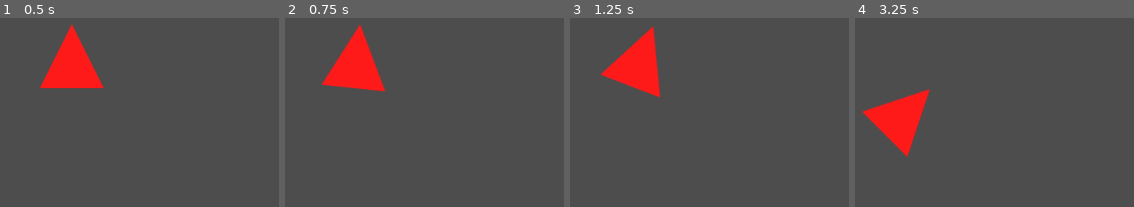
Above: before the commit, frames 1-4 (left to right).
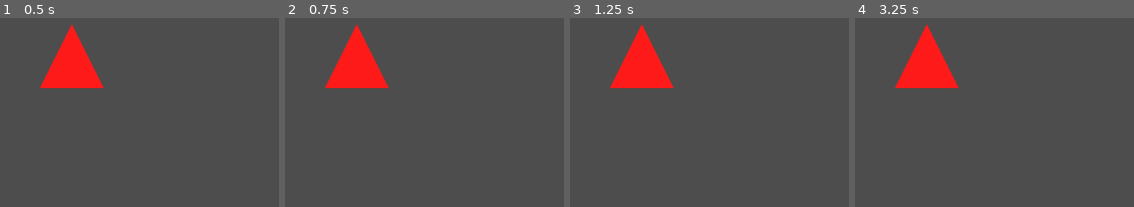
Above: after the commit, the same moments.

Repository: PheonixKB/spacewar
Game: Godot game, scene res://scenes/main.tscn
The game is run twice, just before and just after one commit, with the same random seed, the same clock (stepped at 60 frames per second) and the same inputs.
Inputs:
- Up to frame 1 (0.5 s): no input
- Up to frame 2 (0.75 s): tap Enter at 0.5 s; hold D (rotate_right, bound only before the commit) from 0.53 s (still down)
- Up to frame 3 (1.25 s): keep holding D (rotate_right, bound only before the commit)
- Up to frame 4 (3.25 s): release D (rotate_right, bound only before the commit) at 1.28 s; hold S (reverse_thrust, bound only before the commit) 1.28-2.03 s; hold D (rotate_right, bound only before the commit) 2.03-2.78 s; hold W (forward_thrust, bound only before the commit) from 2.78 s (still down)

Frame 1 is identical in both runs. In frame 2, 1.0% of the frame differs, in the area x 12-38%, y 3-40%; in frame 3, 2.1%; in frame 4, 8.1%, in the area x 2-38%, y 3-74%.

Commit message:
feat: add prefix support for two player movements

Diff:
--- a/main.tscn
+++ /dev/null
@@ -1,3 +0,0 @@
-[gd_scene format=3 uid="uid://fatwqo2gtt18"]
-
-[node name="Main" type="Node" unique_id=1301874778]
--- a/project.godot
+++ b/project.godot
@@ -12,7 +12,7 @@
 
 config/name="Spacewar"
 run/main_scene="uid://ck244wsn1nj50"
-config/features=PackedStringArray("4.7", "Forward Plus")
+config/features=PackedStringArray("4.6", "Forward Plus")
 config/icon="res://icon.svg"
 
 [display]
@@ -24,24 +24,44 @@
 
 [input]
 
-forward_thrust={
+forward_thrust0={
 "deadzone": 0.2,
 "events": [Object(InputEventKey,"resource_local_to_scene":false,"resource_name":"","device":-1,"window_id":0,"alt_press …(192 unchanged characters)…
 ]
 }
-reverse_thrust={
+reverse_thrust0={
 "deadzone": 0.2,
 "events": [Object(InputEventKey,"resource_local_to_scene":false,"resource_name":"","device":-1,"window_id":0,"alt_press …(192 unchanged characters)…
 ]
 }
-rotate_left={
+rotate_left0={
 "deadzone": 0.2,
 "events": [Object(InputEventKey,"resource_local_to_scene":false,"resource_name":"","device":-1,"window_id":0,"alt_press …(191 unchanged characters)…
 ]
 }
-rotate_right={
+rotate_right0={
 "deadzone": 0.2,
 "events": [Object(InputEventKey,"resource_local_to_scene":false,"resource_name":"","device":-1,"window_id":0,"alt_press …(192 unchanged characters)…
+]
+}
+forward_thrust1={
+"deadzone": 0.2,
+"events": [Object(InputEventKey,"resource_local_to_scene":false,"resource_name":"","device":-1,"window_id":0,"alt_pressed":false,"shift_pressed":false,"ctrl_pressed":false,"meta_pressed":false,"pressed":false,"keycode":0,"physical_keycode":4194320,"key_label":0,"unicode":0,"location":0,"echo":false,"script":null)
+]
+}
+reverse_thrust1={
+"deadzone": 0.2,
+"events": [Object(InputEventKey,"resource_local_to_scene":false,"resource_name":"","device":-1,"window_id":0,"alt_pressed":false,"shift_pressed":false,"ctrl_pressed":false,"meta_pressed":false,"pressed":false,"keycode":0,"physical_keycode":4194322,"key_label":0,"unicode":0,"location":0,"echo":false,"script":null)
+]
+}
+rotate_left1={
+"deadzone": 0.2,
+"events": [Object(InputEventKey,"resource_local_to_scene":false,"resource_name":"","device":-1,"window_id":0,"alt_pressed":false,"shift_pressed":false,"ctrl_pressed":false,"meta_pressed":false,"pressed":false,"keycode":0,"physical_keycode":4194319,"key_label":0,"unicode":0,"location":0,"echo":false,"script":null)
+]
+}
+rotate_right1={
+"deadzone": 0.2,
+"events": [Object(InputEventKey,"resource_local_to_scene":false,"resource_name":"","device":-1,"window_id":0,"alt_pressed":false,"shift_pressed":false,"ctrl_pressed":false,"meta_pressed":false,"pressed":false,"keycode":0,"physical_keycode":4194321,"key_label":0,"unicode":0,"location":0,"echo":false,"script":null)
 ]
 }
 
--- a/scenes/main.tscn
+++ b/scenes/main.tscn
@@ -6,3 +6,4 @@
 
 [node name="Player" parent="." unique_id=1459089273 instance=ExtResource("1_ig7tw")]
 position = Vector2(446, 394)
+player_prefix = "1"
--- a/scripts/player.gd
+++ b/scripts/player.gd
@@ -1,6 +1,6 @@
 extends CharacterBody2D
 
-@onready var collision_shape: CollisionShape2D = $CollisionShape2D
+@export var player_prefix : String
 
 const THRUST := 100.0
 const REVERSE_THRUST := 70.0
@@ -15,15 +15,15 @@
 
 func _physics_process(delta: float) -> void:
 
-	if Input.is_action_pressed("rotate_left"):
+	if Input.is_action_pressed("rotate_left" + player_prefix):
 		rotation_degrees -= ROTATION_SPEED * delta
-	if Input.is_action_pressed("rotate_right"):
+	if Input.is_action_pressed("rotate_right" + player_prefix):
 		rotation_degrees += ROTATION_SPEED * delta
 
 	var forward = Vector2.UP.rotated(rotation)
-	if Input.is_action_pressed("forward_thrust"):
+	if Input.is_action_pressed("forward_thrust" + player_prefix):
 		velocity += forward * THRUST * delta
-	if Input.is_action_pressed("reverse_thrust"):
+	if Input.is_action_pressed("reverse_thrust" + player_prefix):
 		velocity -= forward * REVERSE_THRUST * delta
 
 	if velocity.length() > MAX_SPEED:
@@ -32,7 +32,5 @@
 	move_and_slide()
 
 func _on_visible_on_screen_notifier_2d_screen_exited():
-
 	global_position.x = wrapf(global_position.x,WRAP_MARGIN,screen_size.x)
-
 	global_position.y = wrapf(global_position.y,-WRAP_MARGIN,screen_size.y)
